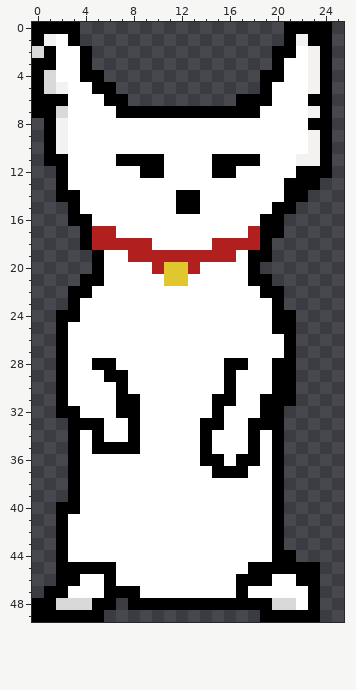
One commit to this pixel-art sprite: sprites/sCat/layers/1926165c-d45d-4cda-bb91-981d1fd3692b/5e4a6452-c612-4305-b5d0-d2c9501a45f3.png. Above: the version before the commit.
The file is 26x50 pixels.
Now the later version:
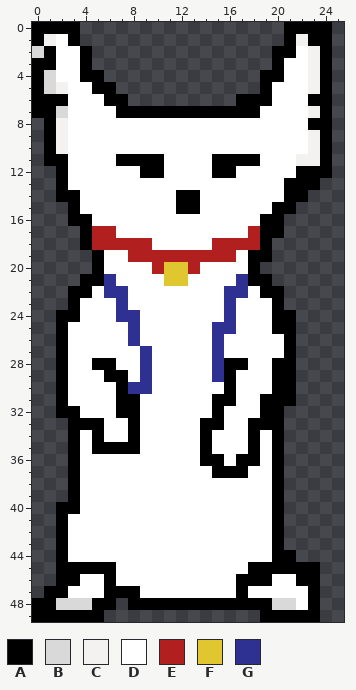
Palette (. is transparent): A #000000  B #d9d9d9  C #f4f1f1  D #ffffff  E #b21f1f  F #e0c730  G #2e3192
Diff:
Changed rows in their new state; - is an unchanged pixel.
first column x 6:
21 G----------G
22 GG--------GG
23 -G--------G-
24 -GG-------G-
25 --G------GG-
26 --G------G--
27 ---G-----G--
28 ---G-----G--
29 ---G-----G--
30 --GG--------
